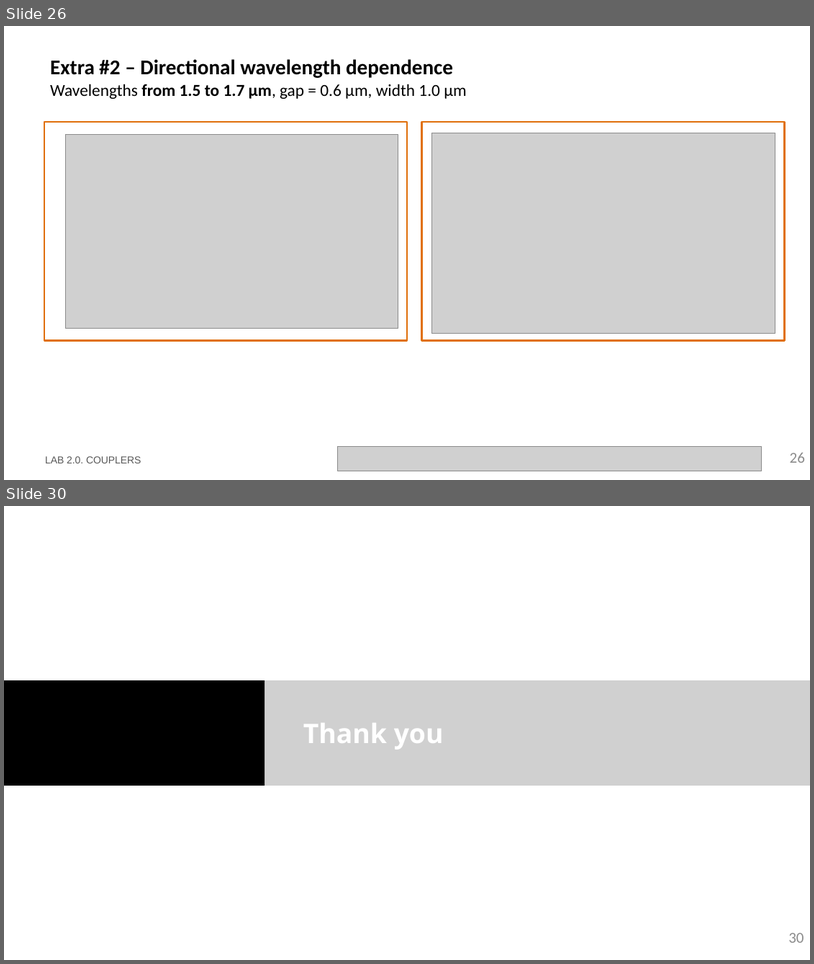
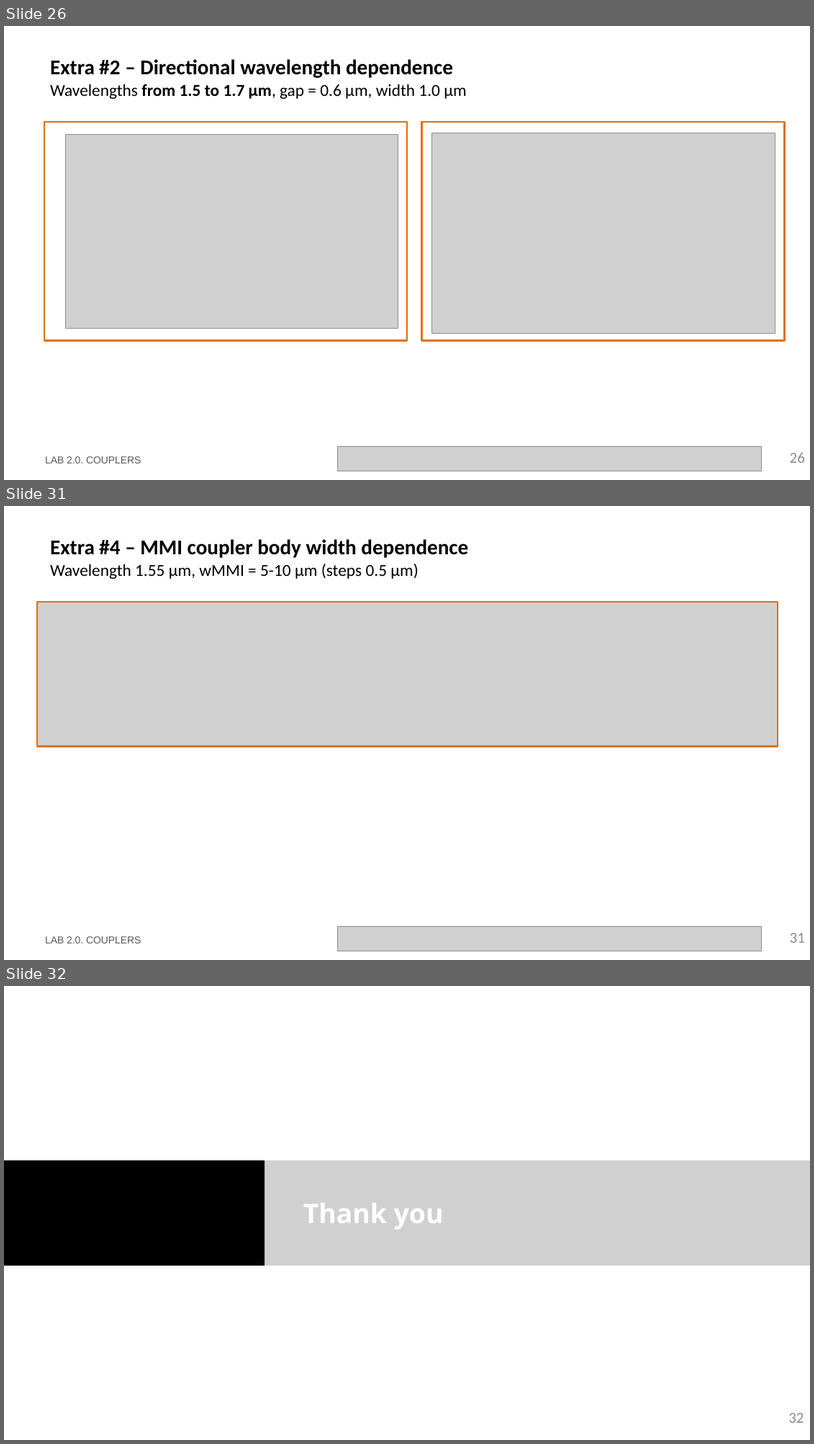
Before and after one commit to ltorjua/cifoin-lab2, a slide deck: LabBook_20.pptx. Shown one above the other, each under a label of ours: slides 26 and 30 before the commit, slides 26, 31 and 32 after it; the slides between them are not shown. The pictures are 814x964 and 814x1444 pixels, drawn with LibreOffice and Linux fonts; fonts in the diff are those of the drawing; grey boxes stand for pictures; background and template pictures are left out. Boxes give left, top, right and bottom in pixels: in the first picture for what was removed or moved away, otherwise in the second. Text is boxed around its words. In the diff, an @@ line names an element or a change of style, - is before the commit and + after.

Commit message:
todos los extras

```diff
--- a/LabBook_20.pptx
+++ b/LabBook_20.pptx
@@ slide 31 added at [4,506,810,960], background #FFFFFF @@
@@ title added at [50,539,468,579], 20 pt, text #000000 @@
+Extra #4 – MMI coupler body width dependence
+Wavelength 1.55 µm, wMMI = 5-10 µm (steps 0.5 µm)
@@ picture added at [37,602,778,746] @@
@@ text added at [45,936,141,943], 12 pt, text #585858 @@
+LAB 2.0. COUPLERS
@@ picture added at [338,926,762,951] @@
@@ page number added at [790,932,805,942], 18 pt, text #8C8C8C @@
+31
@@ what was slide 30 is now slide 32 @@
@@ page number at [789,1412,804,1422]: text changed @@
-30
+32
```
Also in this commit, not shown: 2 slides changed, 1 other slide added, 1 other file.
